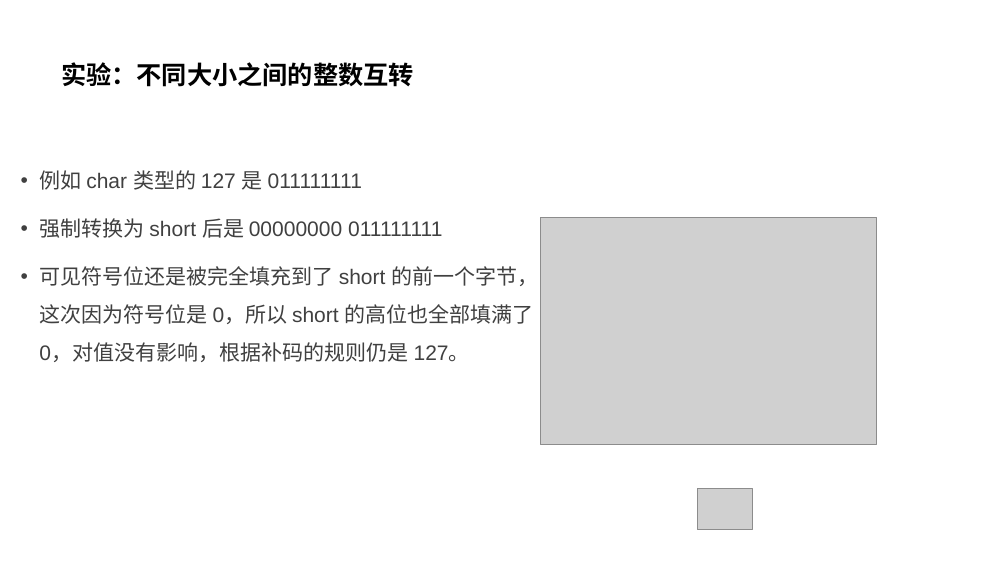
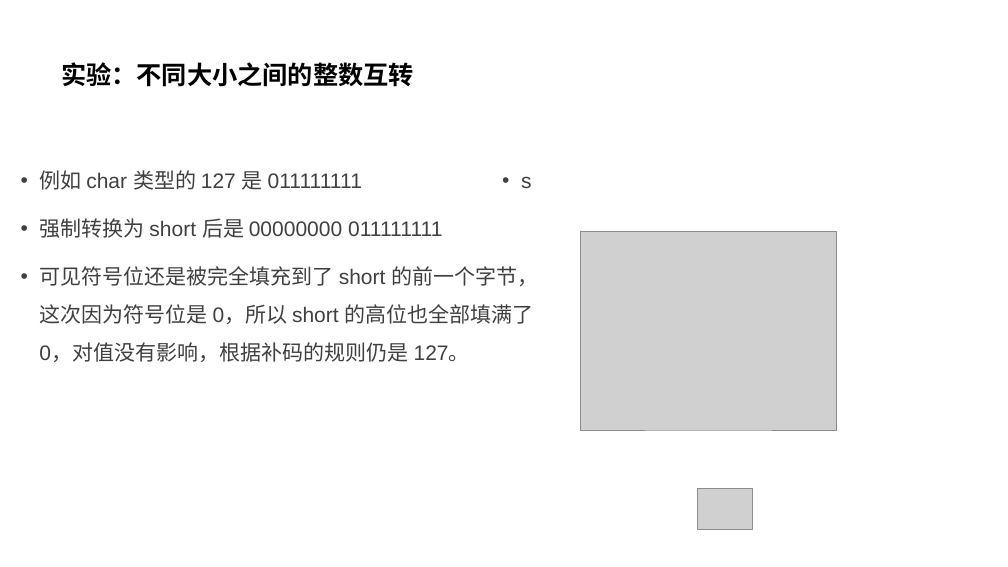
Before and after one commit to parallel101/course, a slide deck: slide 28 of 12/slides.pptx. Drawn at 1008x567 pixels with LibreOffice and Linux fonts; fonts in the diff are those of the drawing; grey boxes stand for pictures. Boxes give left, top, right and bottom in pixels: in the first picture for what was removed or moved away, otherwise in the second. Text is boxed around its words. In the diff, an @@ line names an element or a change of style, - is before the commit and + after.

```diff
--- a/12/slides.pptx
+++ b/12/slides.pptx
@@ text added at box(521, 176, 532, 188), 20 pt, text #404040 @@
+• s
@@ picture: place and size @@
-picture at box(541, 217, 877, 445)
+picture at box(581, 231, 837, 430)
```
Also in this commit, not shown: 7 other slides changed, 23 other files.
